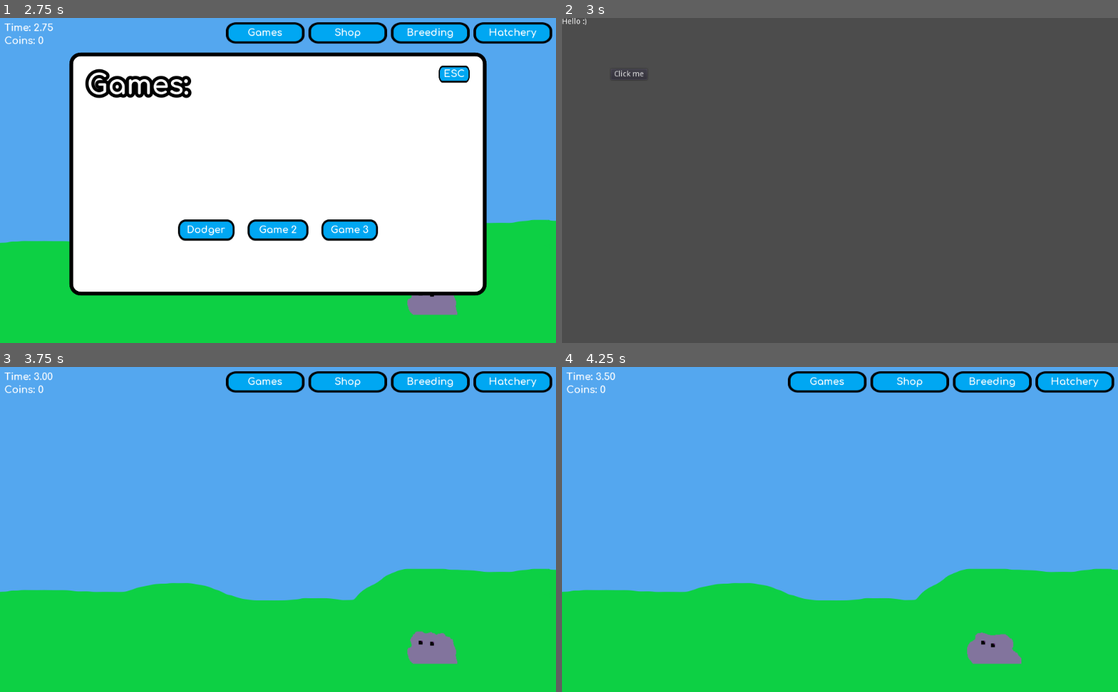
Above: before the commit, frames 1-4 (two rows, left to right).
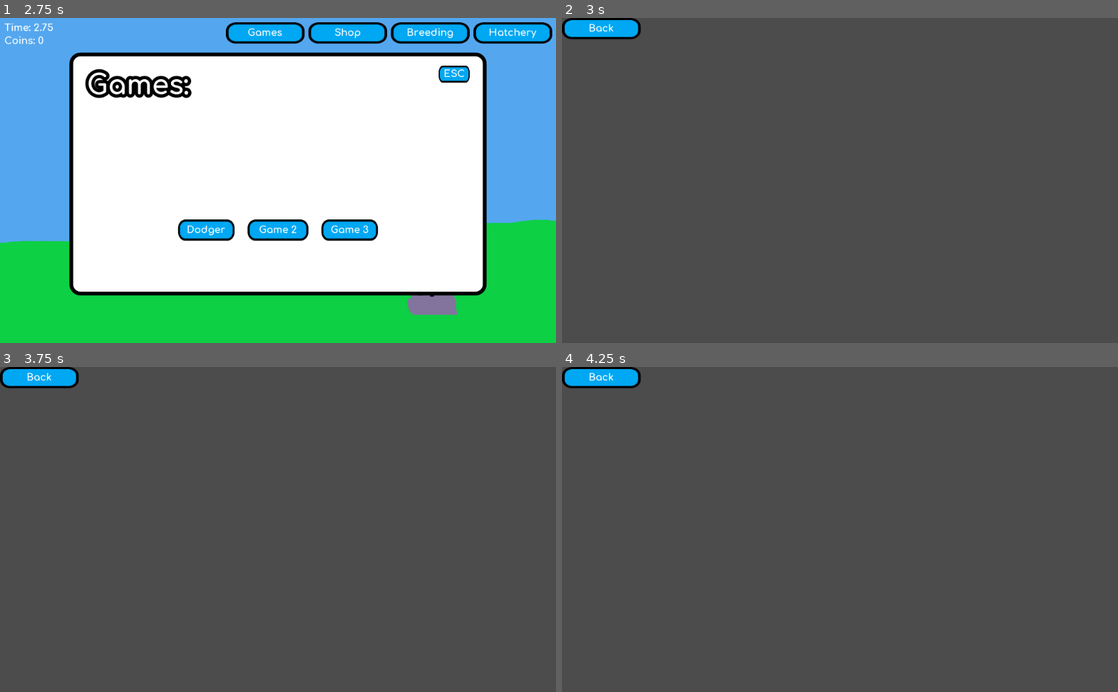
Above: after the commit, the same moments.

Repository: Elephant34/Bllob
Game: Godot game, scene res://scenes/bllob/main.tscn
Same seed, same stepped clock (60 frames per second), same inputs: the game is played once before the commit and once after it.
Inputs (mouse positions are in pixels of both pictures, inside the frame that each line leads up to):
- Up to frame 1 (2.75 s): move the mouse to (433, 297) at 0.52 s; click (433, 297) at 0.67 s; click (455, 73) at 1.25 s; click (266, 34) at 2 s
- Up to frame 2 (3 s): click (767, 229) at 2.75 s
- Up to frame 3 (3.75 s): click (66, 422) at 3.5 s, where only the run before the commit has a clickable "Click me"
- Up to frame 4 (4.25 s): no input

Frame 1 is identical in both runs. In frame 2, 0.9% of the frame differs, in the area x 0-15%, y 0-19%; in frame 3, 100%, in the area x 0-100%, y 0-100%; in frame 4, 100%.

Commit message:
Preparing to overhall scene loading and hierchary
This is basically a broken commit but oh well

Diff:
--- a/project.godot
+++ b/project.godot
@@ -19,6 +19,10 @@
 run/main_scene="res://scenes/bllob/main.tscn"
 config/icon="res://icon.png"
 
+[autoload]
+
+Global="*res://scenes/global.gd"
+
 [rendering]
 
 environment/default_environment="res://default_env.tres"
--- a/scenes/bllob/dodger_game.gd
+++ b/scenes/bllob/dodger_game.gd
@@ -1,20 +1,6 @@
 extends Node2D
 
 
-# Declare member variables here. Examples:
-# var a = 2
-# var b = "text"
 
-
-# Called when the node enters the scene tree for the first time.
-func _ready():
-	pass # Replace with function body.
-
-
-# Called every frame. 'delta' is the elapsed time since the previous frame.
-#func _process(delta):
-#	pass
-
-
-func _on_Button_pressed():
+func _on_Back_pressed():
 	get_tree().change_scene("res://scenes/bllob/main.tscn")
--- a/scenes/bllob/dodger_game.tscn
+++ b/scenes/bllob/dodger_game.tscn
@@ -1,25 +1,19 @@
-[gd_scene load_steps=2 format=2]
+[gd_scene load_steps=3 format=2]
 
 [ext_resource path="res://scenes/bllob/dodger_game.gd" type="Script" id=1]
+[ext_resource path="res://scenes/GUI/button.tscn" type="PackedScene" id=2]
 
 [node name="DodgerGame" type="Node2D"]
 script = ExtResource( 1 )
 
-[node name="Label" type="Label" parent="."]
-margin_right = 40.0
-margin_bottom = 14.0
-text = "Hello :)"
-__meta__ = {
-"_edit_use_anchors_": false
-}
+[node name="Back" parent="." instance=ExtResource( 2 )]
 
-[node name="Button" type="Button" parent="."]
-margin_left = 90.0544
-margin_top = 94.2922
-margin_right = 157.054
-margin_bottom = 114.292
-text = "Click me"
-__meta__ = {
-"_edit_use_anchors_": false
-}
-[connection signal="pressed" from="Button" to="." method="_on_Button_pressed"]
+[node name="Label" parent="Back/CenterContainer" index="0"]
+margin_left = 49.0
+margin_top = 9.0
+margin_right = 95.0
+margin_bottom = 30.0
+text = "Back"
+[connection signal="pressed" from="Back" to="." method="_on_Back_pressed"]
+
+[editable path="Back"]
--- a/scenes/bllob/main.gd
+++ b/scenes/bllob/main.gd
@@ -301,13 +301,20 @@
 	Called when an egg is broght from the shop
 	"""
 
+	var egg_cost = 10
+
+	if coins < egg_cost:
+		return
+
 	if len(bllob_data) >= 5:
 		# 5 blobs max
 		return
 
 	# TODO:
-	# Coin stuff
 	# The egg should really go to the hatchery but this is an exaple only
+
+	update_coin_count(-10)
+
 	var bllob = generate_bllob()
 	var bllob_id = bllob.keys()[0]
 	bllob_data[bllob_id] = bllob[bllob_id]
--- /dev/null
+++ b/scenes/global.gd
@@ -0,0 +1 @@
+extends Node
--- /dev/null
+++ b/scenes/global.tscn
@@ -0,0 +1,6 @@
+[gd_scene load_steps=2 format=2]
+
+[ext_resource path="res://scenes/global.gd" type="Script" id=1]
+
+[node name="Global" type="Node"]
+script = ExtResource( 1 )
